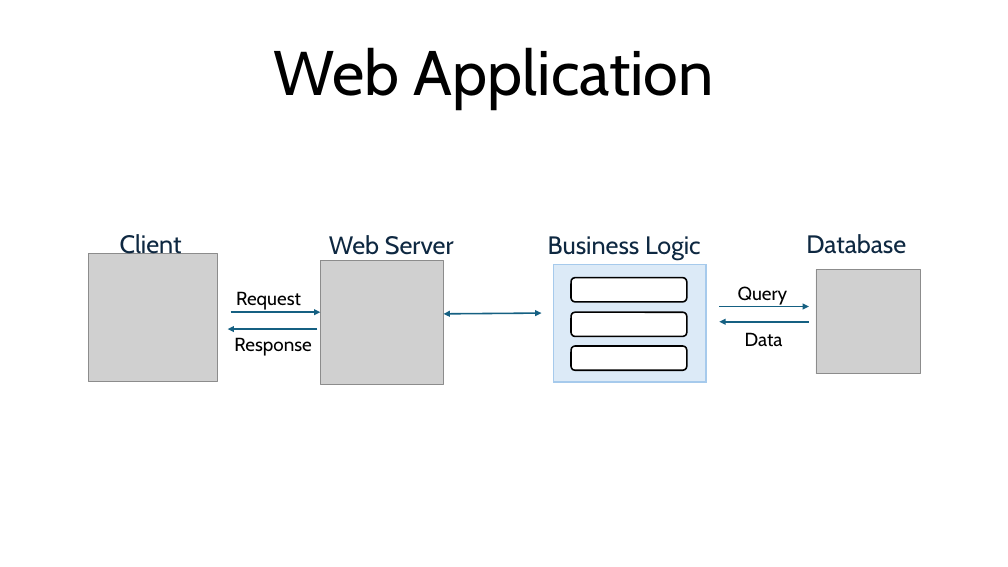
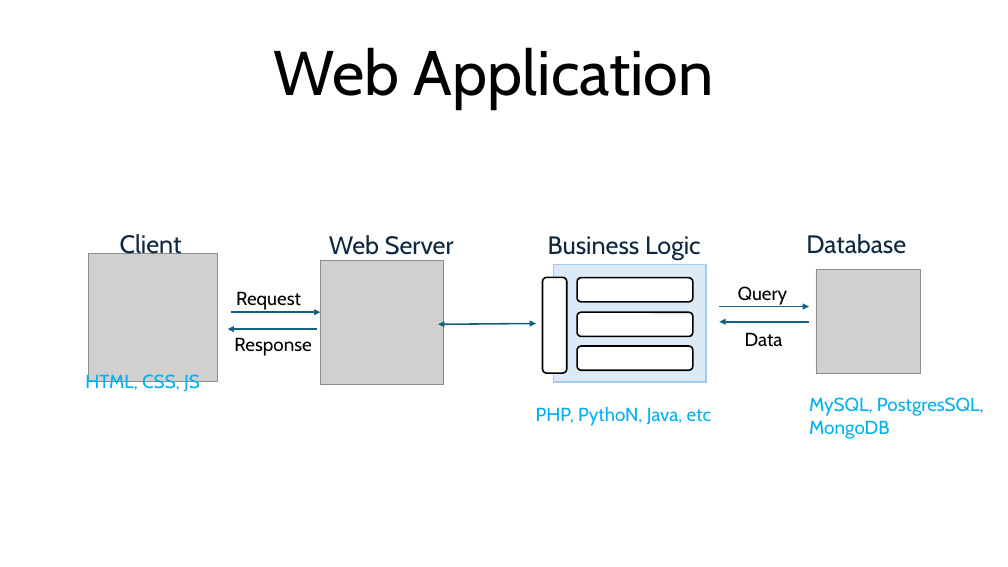
Before and after one commit to erickveg/EnrollEaseProject, a slide deck: slide 1 of docs/SPED Talk.pptx. Drawn at 1008x567 pixels with LibreOffice and Linux fonts; fonts in the diff are those of the drawing; grey boxes stand for pictures. Boxes give left, top, right and bottom in pixels: in the first picture for what was removed or moved away, otherwise in the second. Text is boxed around its words. In the diff, an @@ line names an element or a change of style, - is before the commit and + after.

```diff
--- a/docs/SPED Talk.pptx
+++ b/docs/SPED Talk.pptx
@@ rounded rectangle added at bbox=[543, 277, 567, 373], fill #FFFFFF, outline #000000 1.5 pt @@
@@ double arrow moved from (444, 314) - (541, 313) to (439, 324) - (536, 324) @@
@@ 3 rounded rectangles: place and size @@
-3 rounded rectangles at bbox=[571, 278, 687, 371]
+3 rounded rectangles at bbox=[577, 278, 693, 371]
@@ text added at bbox=[85, 373, 200, 394], 18 pt, text #00B0F0 @@
+HTML, CSS, JS
@@ text added at bbox=[536, 406, 712, 426], 18 pt, text #00B0F0 @@
+PHP, PythoN, Java, etc
@@ text added at bbox=[809, 397, 984, 439], 18 pt, text #00B0F0 @@
+MySQL, PostgresSQL,
+MongoDB
```
Also in this commit, not shown: 3 other files.
